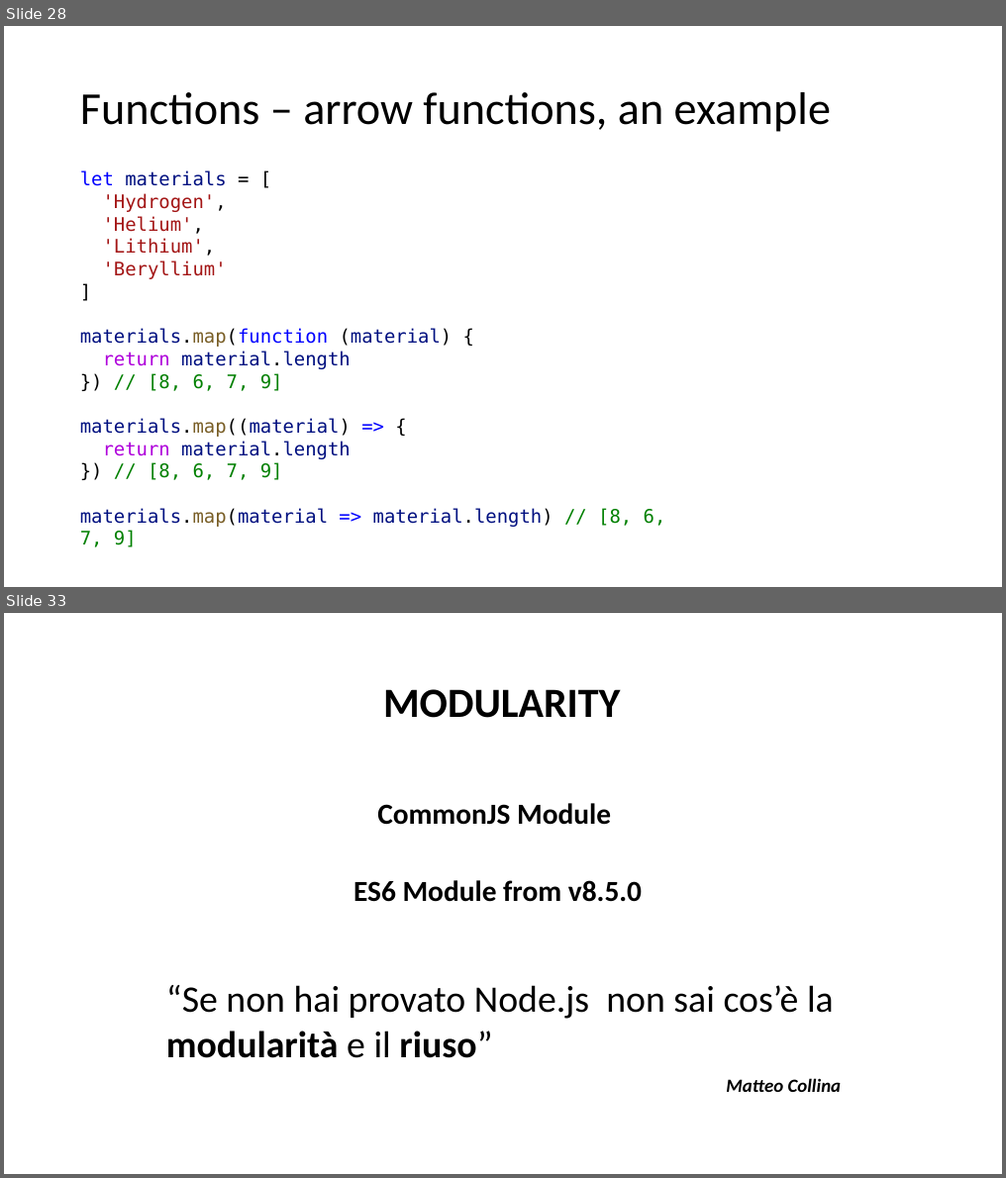
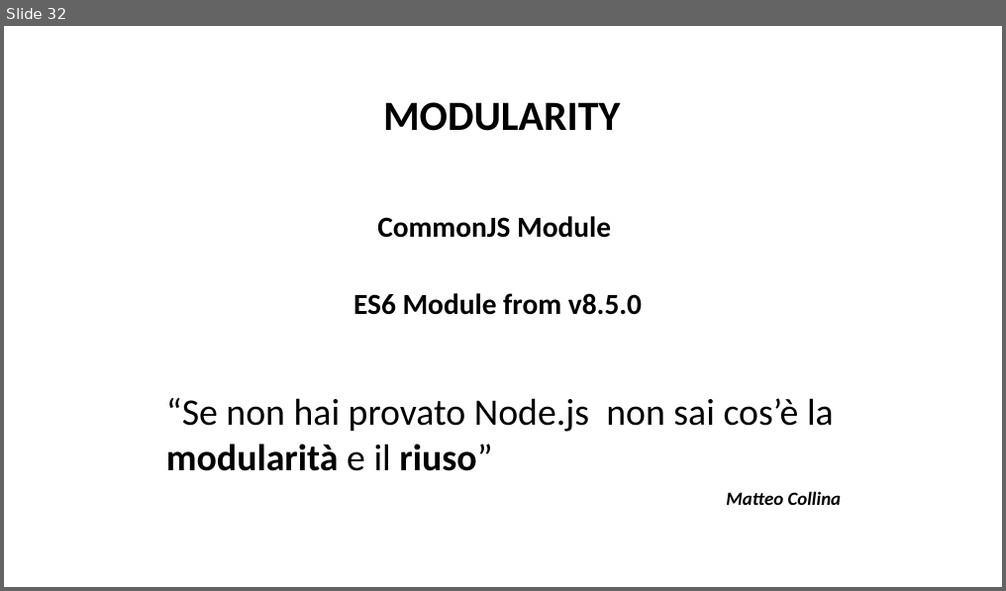
Before and after one commit to NickNaso/nodejs-tsw-2017, a slide deck: slides/nodejs-from-zero-to-hero.pptx. Shown one above the other, each under a label of ours: slides 28 and 33 before the commit, slide 32 after it; the slides between them are not shown. The pictures are 1006x1178 and 1006x591 pixels, drawn with LibreOffice and Linux fonts; fonts in the diff are those of the drawing. Boxes give left, top, right and bottom in pixels: in the first picture for what was removed or moved away, otherwise in the second. Text is boxed around its words. In the diff, an @@ line names an element or a change of style, - is before the commit and + after.

```diff
--- a/slides/nodejs-from-zero-to-hero.pptx
+++ b/slides/nodejs-from-zero-to-hero.pptx
@@ slide 28 removed at box(4, 26, 1002, 587), background #FFFFFF @@
@@ title removed at box(80, 92, 831, 132) @@
-Functions – arrow functions, an example
@@ text removed at box(80, 171, 666, 548) @@
-let materials = [
-'Hydrogen',
-'Helium',
-'Lithium',
-'Beryllium'
-]
-materials.map(function (material) {
-return material.length
-}) // [8, 6, 7, 9]
-materials.map((material) => {
-return material.length
-}) // [8, 6, 7, 9]
-materials.map(material => material.length) // [8, 6, 7, 9]
@@ what was slide 33 is now slide 32 @@
```
Also in this commit, not shown: 12 slides changed, 7 slides added, 7 other slides removed, 1 other file.
